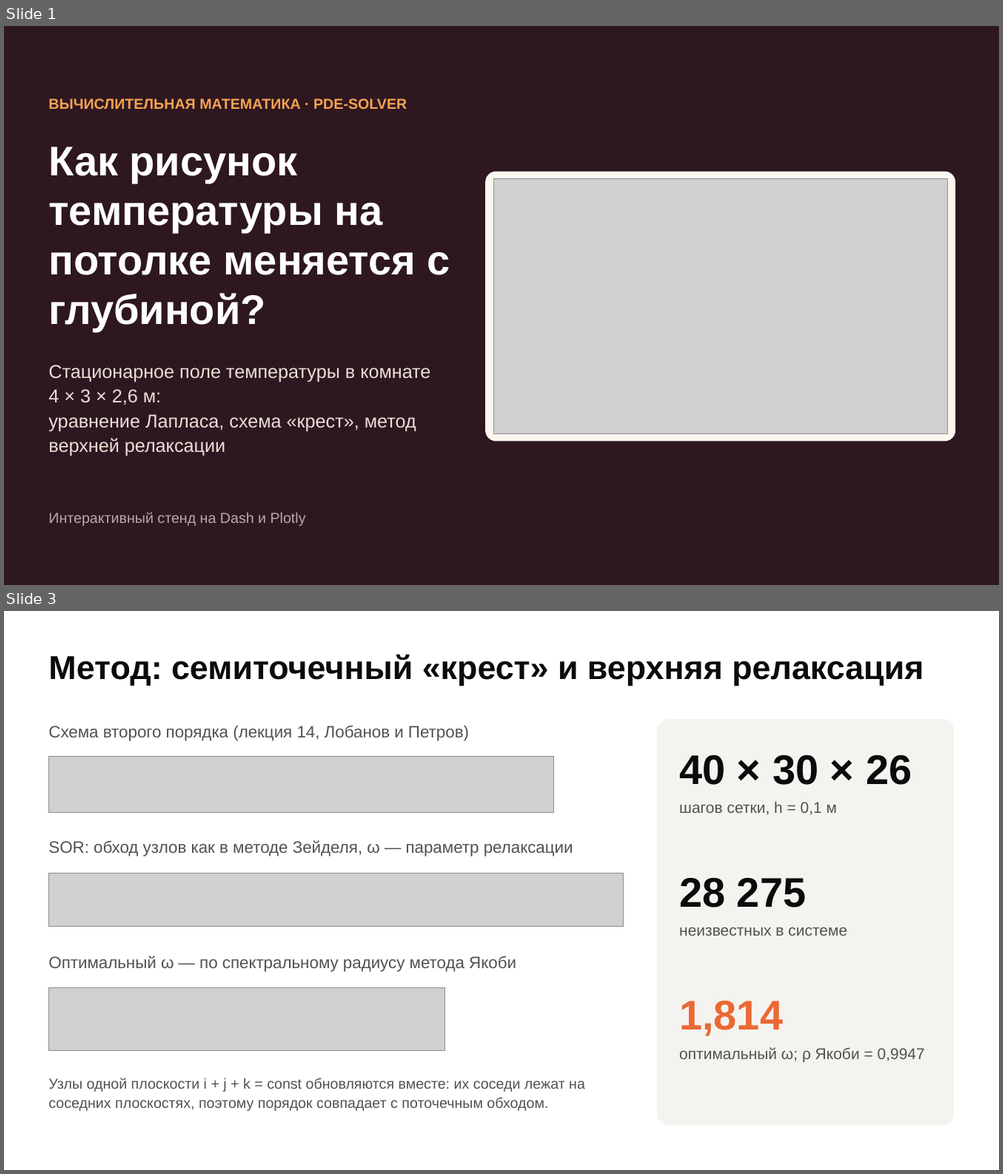
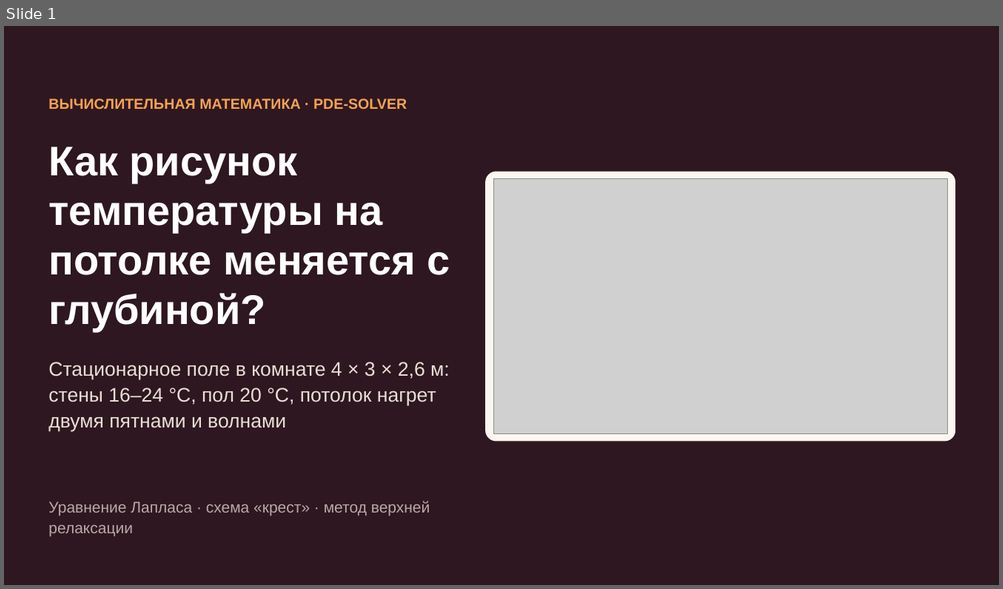
Before and after one commit to terMorel/computational-mathematics, a slide deck: PDE-Solver/presentation/PDE-Solver.pptx. Shown one above the other, each under a label of ours: slides 1 and 3 before the commit, slide 1 after it; the slides between them are not shown. The pictures are 1003x1174 and 1003x589 pixels, drawn with LibreOffice and Linux fonts; fonts in the diff are those of the drawing; grey boxes stand for pictures. Boxes give left, top, right and bottom in pixels: in the first picture for what was removed or moved away, otherwise in the second. Text is boxed around its words. In the diff, an @@ line names an element or a change of style, - is before the commit and + after.

```diff
--- a/PDE-Solver/presentation/PDE-Solver.pptx
+++ b/PDE-Solver/presentation/PDE-Solver.pptx
@@ slide 3 removed at box(4, 611, 999, 1170), background #FFFFFF @@
@@ text removed at box(48, 654, 923, 686) @@
-Метод: семиточечный «крест» и верхняя релаксация
@@ rounded rectangle removed at box(657, 719, 954, 1126) @@
@@ text removed at box(48, 725, 469, 741) @@
-Схема второго порядка (лекция 14, Лобанов и Петров)
@@ picture removed at box(48, 757, 553, 812) @@
@@ text removed at box(679, 755, 911, 785) @@
-40 × 30 × 26
@@ text removed at box(679, 802, 836, 815) @@
-шагов сетки, h = 0,1 м
@@ text removed at box(48, 840, 573, 857) @@
-SOR: обход узлов как в методе Зейделя, ω — параметр релаксации
@@ picture removed at box(48, 874, 623, 926) @@
@@ text removed at box(679, 878, 805, 908) @@
-28 275
@@ text removed at box(679, 927, 847, 936) @@
-неизвестных в системе
@@ text removed at box(48, 956, 516, 972) @@
-Оптимальный ω — по спектральному радиусу метода Якоби
@@ picture removed at box(48, 988, 445, 1051) @@
@@ text removed at box(679, 1001, 782, 1037) @@
-1,814
@@ text removed at box(679, 1048, 925, 1062) @@
-оптимальный ω; ρ Якоби = 0,9947
@@ text removed at box(48, 1078, 585, 1111) @@
-Узлы одной плоскости i + j + k = const обновляются вместе: их соседи лежат на соседних плоскостях, поэтому порядок совпадает с поточечным обходом.
@@ slide 1 changed as well @@
@@ text at box(48, 362, 449, 432): text changed; size 18 to 19 pt @@
-Стационарное поле температуры в комнате 4 × 3 × 2,6 м:
-уравнение Лапласа, схема «крест», метод верхней релаксации
+Стационарное поле в комнате 4 × 3 × 2,6 м: стены 16–24 °C, пол 20 °C, потолок нагрет двумя пятнами и волнами
@@ text at box(48, 501, 430, 537): text changed; size 14 to 15 pt @@
-Интерактивный стенд на Dash и Plotly
+Уравнение Лапласа · схема «крест» · метод верхней релаксации
```
Also in this commit, not shown: 1 other slide changed, 7 slides added, 6 other slides removed, 12 other files.
